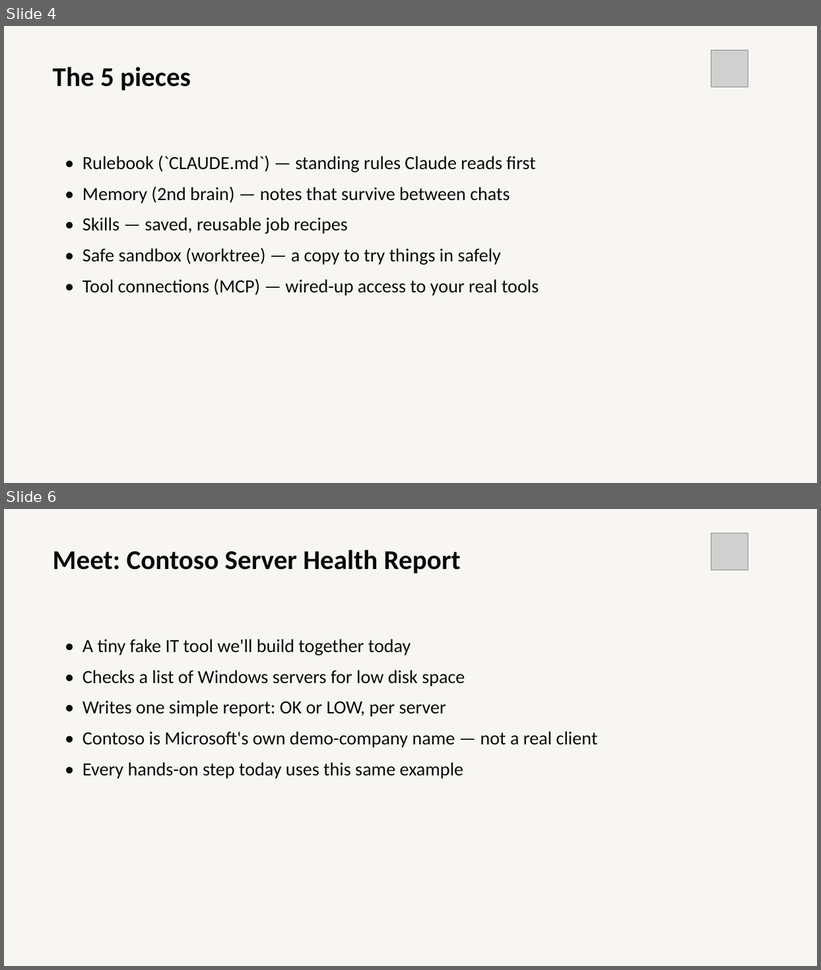
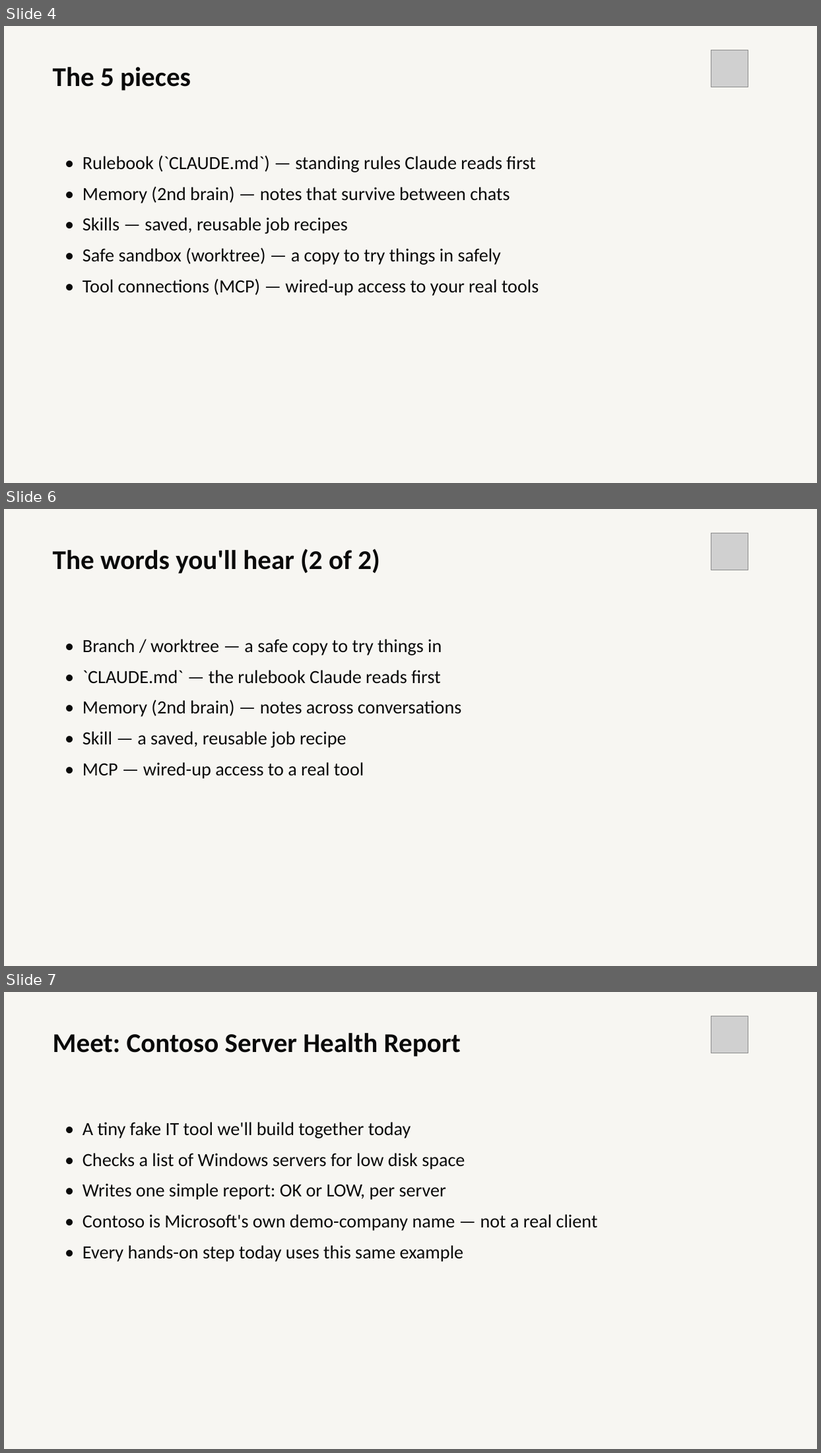
Before and after one commit to Pdiamondz1/harbormill-aios, a slide deck: docs/gtm/enablement/deck/Directing-Claude.pptx. Shown one above the other, each under a label of ours: slides 4 and 6 before the commit, slides 4, 6 and 7 after it; the slides between them are not shown. The pictures are 821x970 and 821x1453 pixels, drawn with LibreOffice and Linux fonts; fonts in the diff are those of the drawing; grey boxes stand for pictures. Boxes give left, top, right and bottom in pixels: in the first picture for what was removed or moved away, otherwise in the second. Text is boxed around its words. In the diff, an @@ line names an element or a change of style, - is before the commit and + after.

```diff
--- a/docs/gtm/enablement/deck/Directing-Claude.pptx
+++ b/docs/gtm/enablement/deck/Directing-Claude.pptx
@@ slide 6 added at [4,509,817,966], background #F7F6F2 @@
@@ picture added at [712,533,748,570] @@
@@ text added at [53,549,380,574], 32 pt, text #0A0A0A, bold @@
+The words you'll hear (2 of 2)
@@ text added at [83,639,461,779], 22 pt, text #0A0A0A @@
+• Branch / worktree — a safe copy to try things in
+• `CLAUDE.md` — the rulebook Claude reads first
+• Memory (2nd brain) — notes across conversations
+• Skill — a saved, reusable job recipe
+• MCP — wired-up access to a real tool
@@ what was slide 6 is now slide 7 @@
```
Also in this commit, not shown: 2 slides changed, 1 other file.
